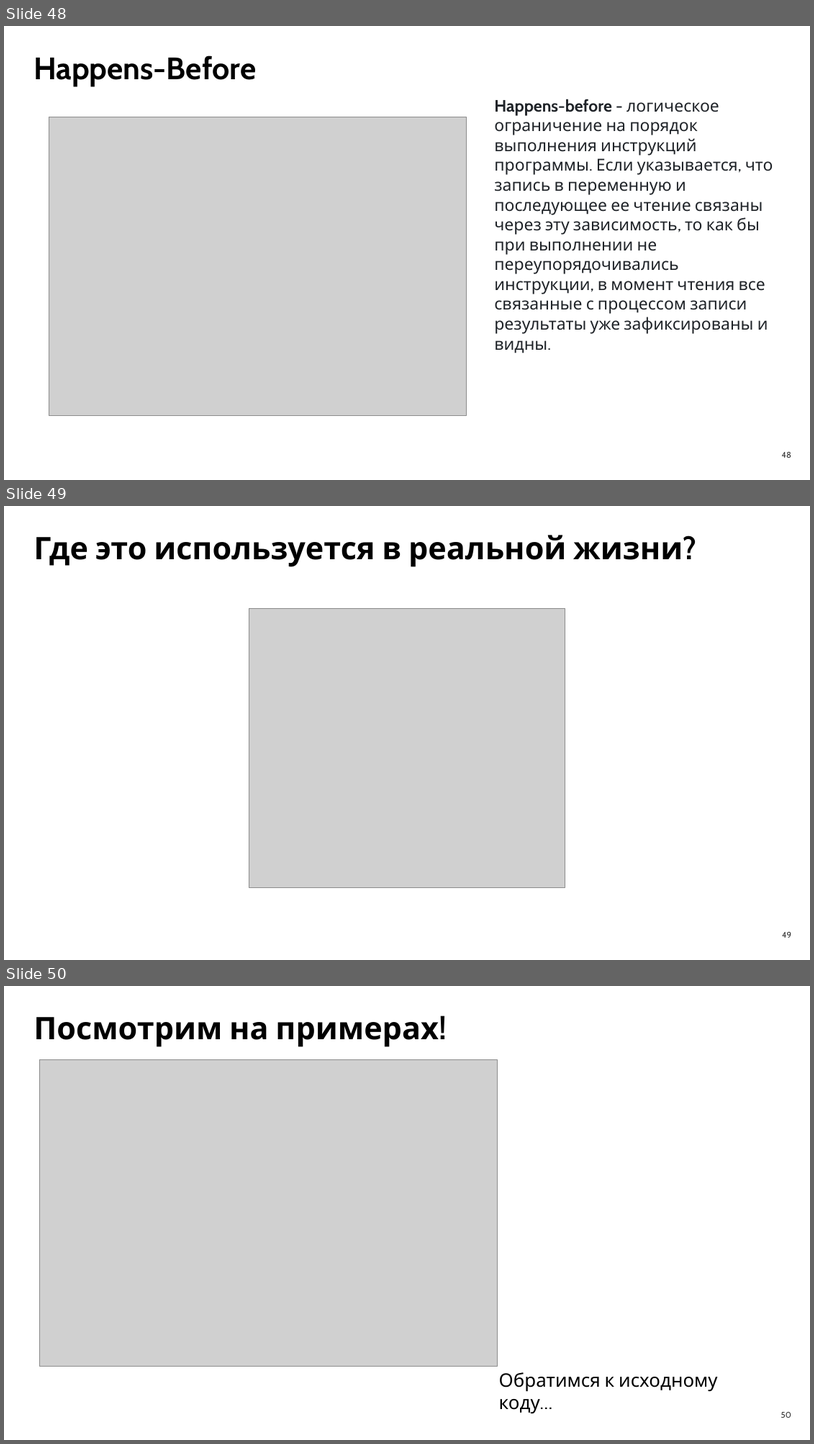
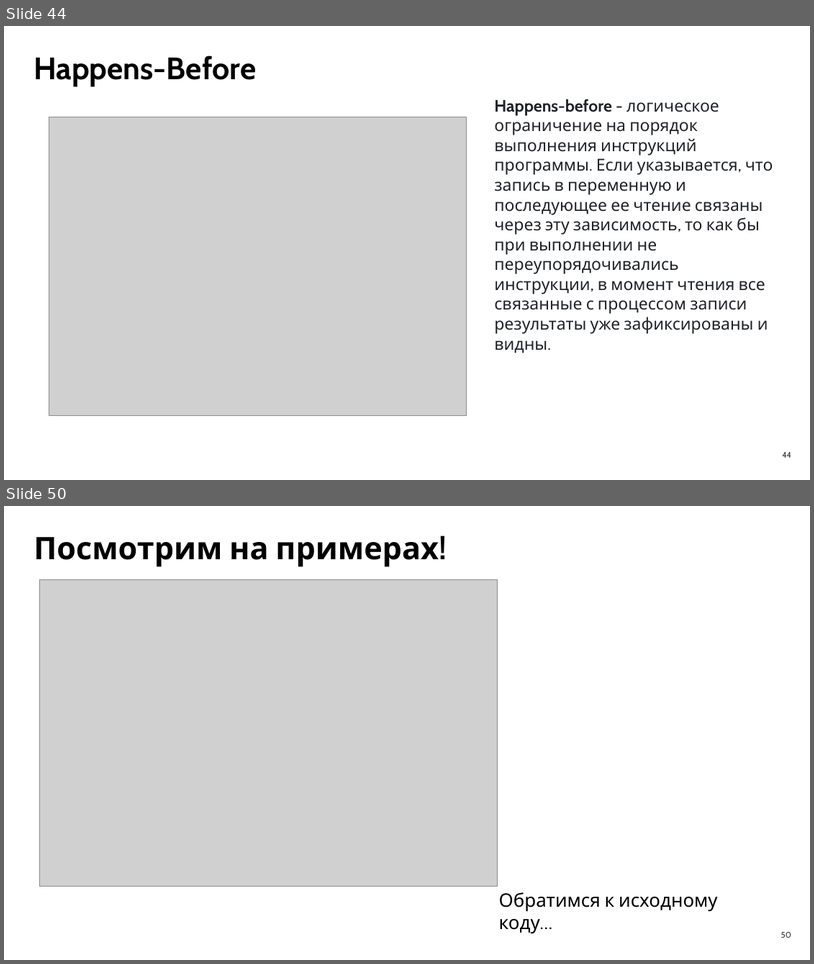
Before and after one commit to LilZaChill/market-pulse-ustinov, a slide deck: advanced/docs/seminar10/Семинар 10.pptx. Shown one above the other, each under a label of ours: slides 48, 49 and 50 before the commit, slides 44 and 50 after it; the slides between them are not shown. The pictures are 814x1444 and 814x964 pixels, drawn with LibreOffice and Linux fonts; fonts in the diff are those of the drawing; grey boxes stand for pictures. Boxes give left, top, right and bottom in pixels: in the first picture for what was removed or moved away, otherwise in the second. Text is boxed around its words. In the diff, an @@ line names an element or a change of style, - is before the commit and + after.

```diff
--- a/advanced/docs/seminar10/Семинар 10.pptx
+++ b/advanced/docs/seminar10/Семинар 10.pptx
@@ slide 49 removed at <box>4,506,810,960</box>, background #FFFFFF @@
@@ text removed at <box>34,535,683,567</box> @@
-Где это используется в реальной жизни?
@@ picture removed at <box>250,608,566,888</box> @@
@@ page number removed at <box>782,932,792,938</box> @@
-49
@@ what was slide 48 is now slide 44 @@
@@ page number at <box>782,452,792,458</box>: text changed @@
-48
+44
```
Also in this commit, not shown: 4 slides changed, 2 other files.
